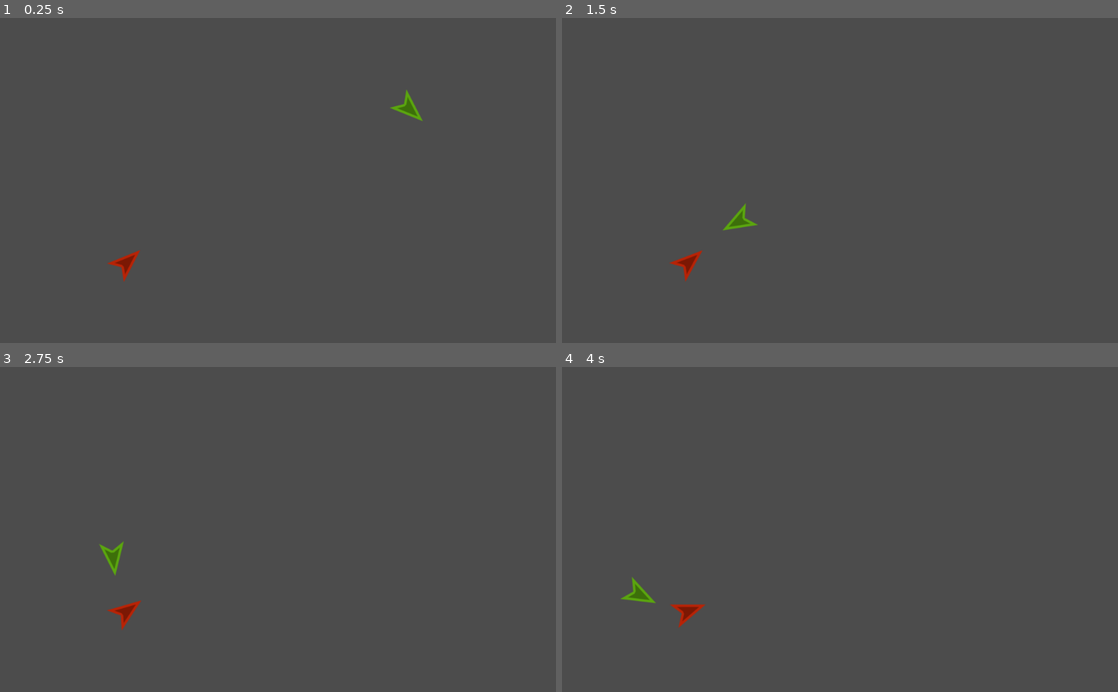
Above: before the commit, frames 1-4 (two rows, left to right).
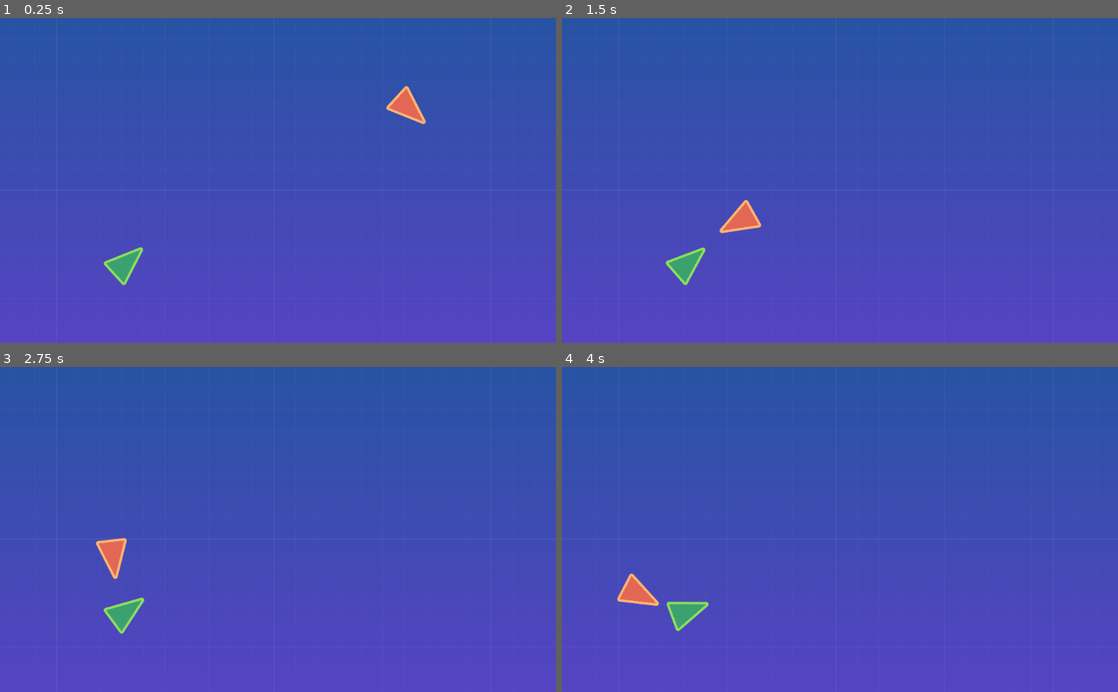
Above: after the commit, the same moments.

Repository: GDQuest/godot-steering-ai-framework
Game: Godot game, scene res://demos/Quickstart/QuickStartDemo.tscn
Two runs of this game, one before a commit and one after it. Both use one fixed random seed, a clock stepped at 60 frames per second and the inputs below. The project has no main scene, so this scene is started directly.
Inputs (mouse positions are in pixels of both pictures, inside the frame that each line leads up to):
- Up to frame 1 (0.25 s): no input
- Up to frame 2 (1.5 s): move the mouse to (962, 164) at 0.52 s; hold D (sf_right) 0.53-1.25 s; click (962, 164) at 0.67 s; drag from (728, 196) to (812, 245) at 1.27 s
- Up to frame 3 (2.75 s): move the mouse to (333, 458) at 2.02 s; hold D (sf_right) from 2.03 s (still down)
- Up to frame 4 (4 s): release D (sf_right) at 2.75 s; drag from (812, 594) to (673, 480) at 2.77 s; move the mouse to (1006, 578) at 3.52 s; hold A (sf_left) from 3.53 s (still down)

The runs differ from the first frame. In frame 1, 100% of the frame differs, in the area x 0-100%, y 0-100%; in frame 2, 100%; in frame 3, 100%; in frame 4, 100%.

Commit message:
Finish look and feel of the toy demos
Based on the 2D Beginner Project look, these demos now have the colorful
GDQuest "theme" to them.

This had the effect of removing the circle and triangle/ship sprites as
everything is drawn in Godot directly.

Diff:
--- a/project/demos/PursueSeek/PursueVSSeekDemo.tscn
+++ b/project/demos/PursueSeek/PursueVSSeekDemo.tscn
@@ -5,7 +5,7 @@
 [ext_resource path="res://demos/PursueSeek/BoundaryManager.gd" type="Script" id=3]
 [ext_resource path="res://demos/PursueSeek/PursueVSSeekDemo.gd" type="Script" id=4]
 [ext_resource path="res://assets/theme/gdquest.theme" type="Theme" id=5]
-[ext_resource path="res://assets/sprites/triangle.png" type="Texture" id=6]
+[ext_resource path="res://demos/Utils/Line2DDraw.gd" type="Script" id=6]
 [ext_resource path="res://assets/sprites/background.png" type="Texture" id=7]
 
 [node name="PursueVSSeekDemo" type="Node2D"]
@@ -38,9 +38,14 @@
 [node name="CollisionPolygon2D" type="CollisionPolygon2D" parent="BoundaryManager/Player"]
 polygon = PoolVector2Array( 0, -32, -24, 32, 24, 32 )
 
-[node name="Sprite" type="Sprite" parent="BoundaryManager/Player"]
-modulate = Color( 0.968627, 0.188235, 0.0352941, 1 )
-texture = ExtResource( 6 )
+[node name="Line2D" type="Line2D" parent="BoundaryManager/Player"]
+points = PoolVector2Array( 0, 32, 24, 32, 0, -32, -24, 32, 0, 32 )
+width = 8.0
+default_color = Color( 0.560784, 0.870588, 0.364706, 1 )
+joint_mode = 2
+antialiased = true
+script = ExtResource( 6 )
+inner_color = Color( 0.235294, 0.639216, 0.439216, 1 )
 
 [node name="Pursuer" type="KinematicBody2D" parent="BoundaryManager"]
 position = Vector2( 980, 550 )
@@ -50,9 +55,14 @@
 [node name="CollisionPolygon2D" type="CollisionPolygon2D" parent="BoundaryManager/Pursuer"]
 polygon = PoolVector2Array( 0, -32, -24, 32, 24, 32 )
 
-[node name="Sprite" type="Sprite" parent="BoundaryManager/Pursuer"]
-modulate = Color( 1, 0.937255, 0.0235294, 1 )
-texture = ExtResource( 6 )
+[node name="Line2D" type="Line2D" parent="BoundaryManager/Pursuer"]
+points = PoolVector2Array( 0, 32, 24, 32, 0, -32, -24, 32, 0, 32 )
+width = 8.0
+default_color = Color( 1, 0.709804, 0.439216, 1 )
+joint_mode = 2
+antialiased = true
+script = ExtResource( 6 )
+inner_color = Color( 0.890196, 0.411765, 0.337255, 1 )
 
 [node name="Seeker" type="KinematicBody2D" parent="BoundaryManager"]
 position = Vector2( 980, 150 )
@@ -64,9 +74,14 @@
 [node name="CollisionPolygon2D" type="CollisionPolygon2D" parent="BoundaryManager/Seeker"]
 polygon = PoolVector2Array( 0, -32, -24, 32, 24, 32 )
 
-[node name="Sprite" type="Sprite" parent="BoundaryManager/Seeker"]
-modulate = Color( 0.278431, 0.815686, 0.14902, 1 )
-texture = ExtResource( 6 )
+[node name="Line2D" type="Line2D" parent="BoundaryManager/Seeker"]
+points = PoolVector2Array( 0, 32, 24, 32, 0, -32, -24, 32, 0, 32 )
+width = 8.0
+default_color = Color( 0.301961, 0.65098, 1, 1 )
+joint_mode = 2
+antialiased = true
+script = ExtResource( 6 )
+inner_color = Color( 0.294118, 0.356863, 0.670588, 1 )
 
 [node name="GUI" type="PanelContainer" parent="."]
 margin_right = 1024.0
@@ -88,9 +103,9 @@
 rect_min_size = Vector2( 0, 84 )
 bbcode_enabled = true
 bbcode_text = "Pursue vs. Seek Demo
-Move the player around with WASD and notice the [color=yellow]yellow Pursuer[/color] and the [color=lime]green Seeker[/color] follow
-the [color=red]red \"Ship\"[/color] around"
+Move the player around with WASD and notice the [color=#ffb570]orange Pursuer[/color] and the [color=aqua]blue Seeker[/color] follow
+the [color=lime]green \"Ship\"[/color] around"
 text = "Pursue vs. Seek Demo
-Move the player around with WASD and notice the yellow Pursuer and the green Seeker follow
-the red \"Ship\" around"
+Move the player around with WASD and notice the orange Pursuer and the blue Seeker follow
+the green \"Ship\" around"
 scroll_active = false
--- a/project/demos/Quickstart/Bullet.tscn
+++ b/project/demos/Quickstart/Bullet.tscn
@@ -1,6 +1,6 @@
 [gd_scene load_steps=4 format=2]
 
-[ext_resource path="res://assets/sprites/small_circle.png" type="Texture" id=1]
+[ext_resource path="res://demos/Utils/CircleDraw.gd" type="Script" id=1]
 [ext_resource path="res://demos/Quickstart/Bullet.gd" type="Script" id=2]
 
 [sub_resource type="CircleShape2D" id=1]
@@ -13,11 +13,10 @@
 
 [node name="CollisionShape2D" type="CollisionShape2D" parent="."]
 shape = SubResource( 1 )
-
-[node name="Sprite" type="Sprite" parent="."]
-modulate = Color( 0.141176, 0.188235, 0.901961, 1 )
-scale = Vector2( 0.25, 0.25 )
-texture = ExtResource( 1 )
+script = ExtResource( 1 )
+inner_color = Color( 0.235294, 0.639216, 0.439216, 1 )
+outer_color = Color( 0.560784, 0.870588, 0.364706, 1 )
+stroke = 2.0
 
 [node name="Lifetime" type="Timer" parent="."]
 process_mode = 0
--- a/project/demos/Quickstart/QuickStartDemo.tscn
+++ b/project/demos/Quickstart/QuickStartDemo.tscn
@@ -1,11 +1,19 @@
-[gd_scene load_steps=5 format=2]
+[gd_scene load_steps=6 format=2]
 
-[ext_resource path="res://assets/sprites/triangle.png" type="Texture" id=1]
+[ext_resource path="res://demos/Utils/Line2DDraw.gd" type="Script" id=1]
 [ext_resource path="res://demos/Quickstart/Agent.gd" type="Script" id=2]
 [ext_resource path="res://demos/Quickstart/Player.gd" type="Script" id=3]
 [ext_resource path="res://demos/Quickstart/Bullet.tscn" type="PackedScene" id=4]
+[ext_resource path="res://assets/sprites/background.png" type="Texture" id=5]
 
 [node name="QuickStartDemo" type="Node2D"]
+
+[node name="BackgroudLayer" type="CanvasLayer" parent="."]
+layer = -1
+
+[node name="Background" type="Sprite" parent="BackgroudLayer"]
+texture = ExtResource( 5 )
+centered = false
 
 [node name="Player" type="KinematicBody2D" parent="." groups=[
 "Player",
@@ -19,9 +27,14 @@
 [node name="CollisionPolygon2D" type="CollisionPolygon2D" parent="Player"]
 polygon = PoolVector2Array( 0, -32, -24, 32, 24, 32 )
 
-[node name="Sprite" type="Sprite" parent="Player"]
-modulate = Color( 0.968627, 0.188235, 0.0352941, 1 )
-texture = ExtResource( 1 )
+[node name="Line2D" type="Line2D" parent="Player"]
+points = PoolVector2Array( 0, 32, 24, 32, 0, -32, -24, 32, 0, 32 )
+width = 8.0
+default_color = Color( 0.560784, 0.870588, 0.364706, 1 )
+joint_mode = 2
+antialiased = true
+script = ExtResource( 1 )
+inner_color = Color( 0.235294, 0.639216, 0.439216, 1 )
 
 [node name="Agent" type="KinematicBody2D" parent="."]
 position = Vector2( 807.798, 141.773 )
@@ -33,8 +46,13 @@
 [node name="CollisionPolygon2D" type="CollisionPolygon2D" parent="Agent"]
 polygon = PoolVector2Array( 0, -32, -24, 32, 24, 32 )
 
-[node name="Sprite" type="Sprite" parent="Agent"]
-modulate = Color( 0.478431, 0.87451, 0.0784314, 1 )
-texture = ExtResource( 1 )
+[node name="Line2D" type="Line2D" parent="Agent"]
+points = PoolVector2Array( 0, 32, 24, 32, 0, -32, -24, 32, 0, 32 )
+width = 8.0
+default_color = Color( 1, 0.709804, 0.439216, 1 )
+joint_mode = 2
+antialiased = true
+script = ExtResource( 1 )
+inner_color = Color( 0.890196, 0.411765, 0.337255, 1 )
 
 [node name="Bullets" type="Node2D" parent="."]
--- /dev/null
+++ b/project/demos/Utils/Line2DDraw.gd
@@ -0,0 +1,14 @@
+tool
+extends Line2D
+
+
+export(Color) var inner_color := Color() setget set_inner_color
+
+
+func _draw() -> void:
+	draw_colored_polygon(points, inner_color)
+
+
+func set_inner_color(val: Color) -> void:
+	inner_color = val
+	update()
Binary file removed: project/assets/sprites/large_circle.png
Not shown, removed: project/assets/sprites/large_circle.png.import
Binary file removed: project/assets/sprites/small_circle.png
Not shown, removed: project/assets/sprites/small_circle.png.import
Binary file removed: project/assets/sprites/triangle.png
Not shown, removed: project/assets/sprites/triangle.png.import
